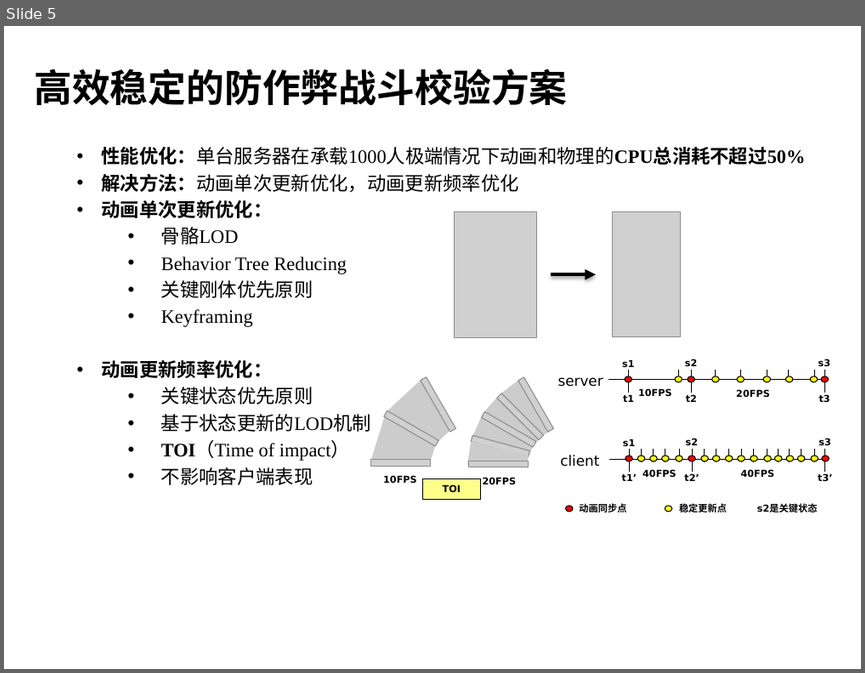
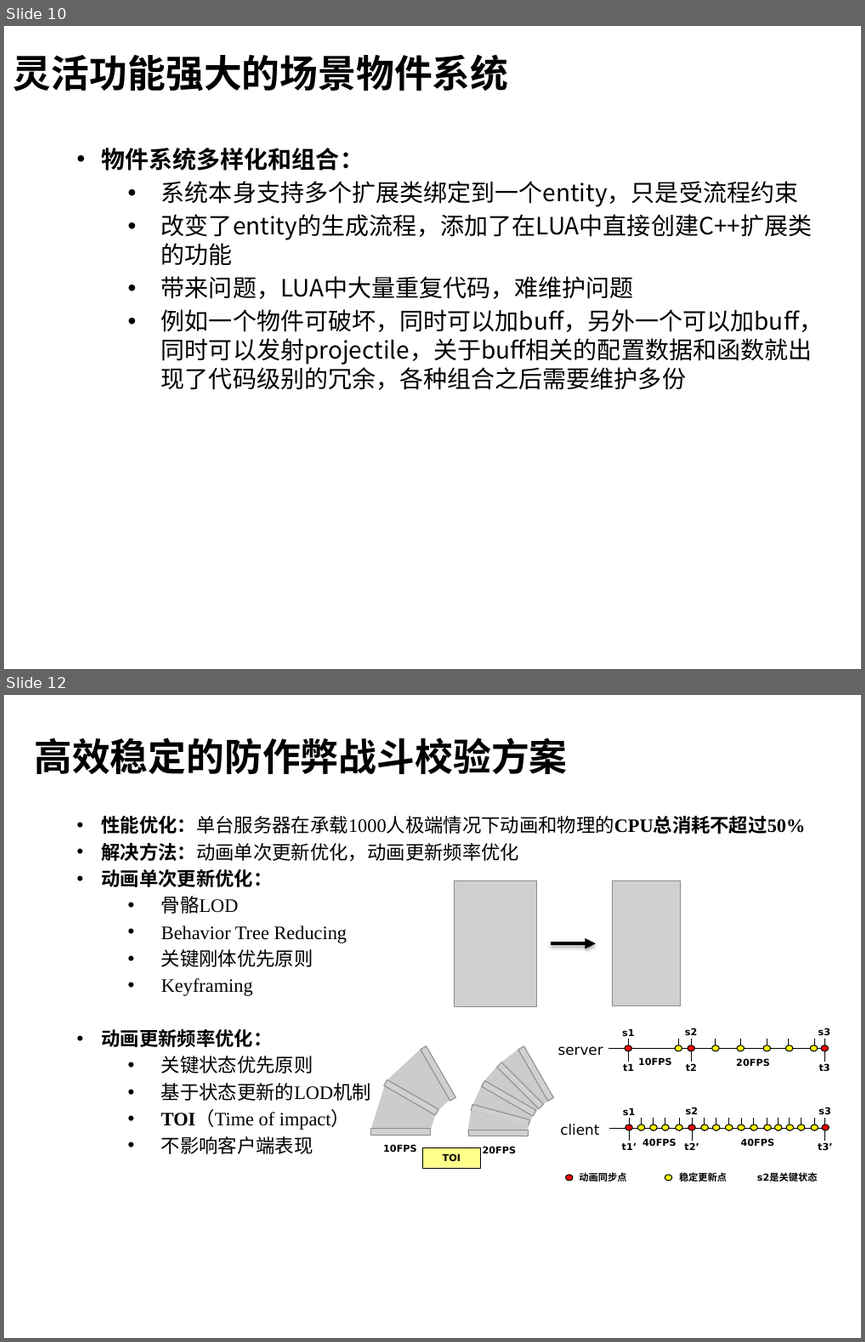
Before and after one commit to henryfung01/StreetFighter, a slide deck: Doc/whitebai.pptx. Shown one above the other, each under a label of ours: slide 5 before the commit, slides 10 and 12 after it; the slides between them are not shown. The pictures are 865x673 and 865x1342 pixels, drawn with LibreOffice and Linux fonts; fonts in the diff are those of the drawing; grey boxes stand for pictures; background and template pictures are left out. Boxes give left, top, right and bottom in pixels: in the first picture for what was removed or moved away, otherwise in the second. Text is boxed around its words. In the diff, an @@ line names an element or a change of style, - is before the commit and + after.

```diff
--- a/Doc/whitebai.pptx
+++ b/Doc/whitebai.pptx
@@ slide 10 added at [4, 26, 861, 669], background picture (left out) @@
@@ title added at [13, 54, 509, 91], 32 pt, text #000000, bold @@
+灵活功能强大的场景物件系统
@@ text added at [102, 148, 823, 390], 20 pt, text #000000 @@
+• 物件系统多样化和组合：
+  • 系统本身支持多个扩展类绑定到一个entity，只是受流程约束
+  • 改变了entity的生成流程，添加了在LUA中直接创建C++扩展类的功能
+  • 带来问题，LUA中大量重复代码，难维护问题
+  • 例如一个物件可破坏，同时可以加buff，另外一个可以加buff，同时可以发射projectile，关于buff相关的配置数据和函数就出现了代码级别的冗余，各种组合之后需要维护多份
@@ what was slide 5 is now slide 12 @@
```
Also in this commit, not shown: 2 slides changed, 8 other slides added, 2 slides removed, 2 other files.
